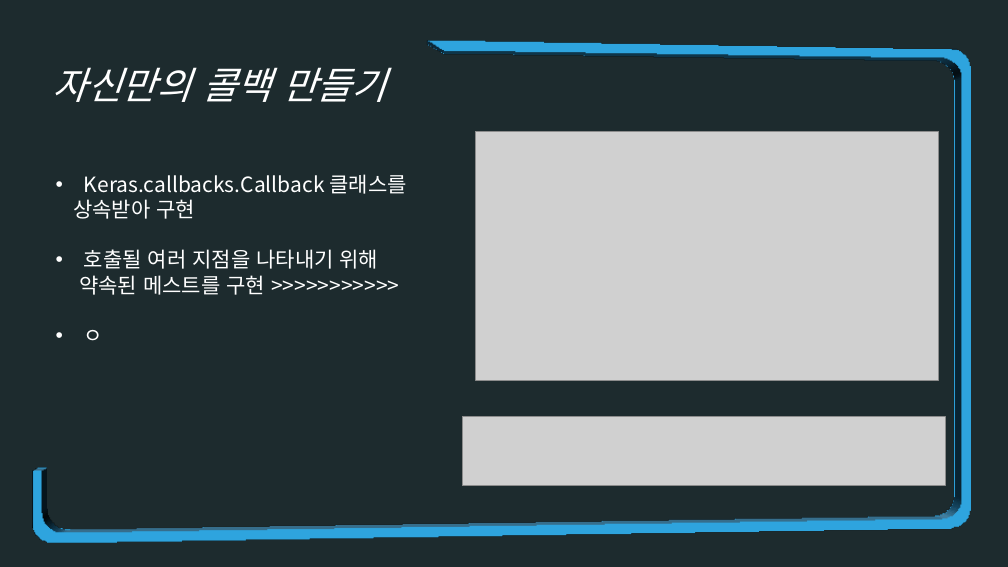
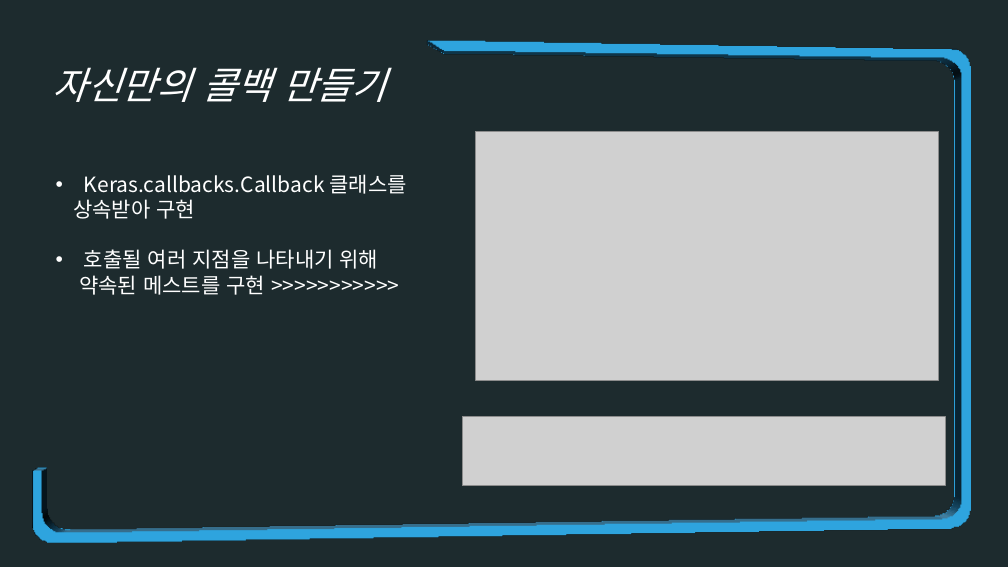
Before and after one commit to JoSihun/DeepLearningStudy, a slide deck: slide 5 of 01_TEAM_DATA/C팀/C팀 4주차/4주차_7.2장, 7.3장, 7.4장_C팀_안동혁.pptx. Drawn at 1008x567 pixels with LibreOffice and Linux fonts; fonts in the diff are those of the drawing; grey boxes stand for pictures. Boxes give left, top, right and bottom in pixels: in the first picture for what was removed or moved away, otherwise in the second. Text is boxed around its words. In the diff, an @@ line names an element or a change of style, - is before the commit and + after.

```diff
--- a/01_TEAM_DATA/C팀/C팀 4주차/4주차_7.2장, 7.3장, 7.4장_C팀_안동혁.pptx
+++ b/01_TEAM_DATA/C팀/C팀 4주차/4주차_7.2장, 7.3장, 7.4장_C팀_안동혁.pptx
@@ text at <box>84,330,103,341</box>: paragraph removed @@
-• ㅇ
```
Also in this commit, not shown: 1 other slide changed.
